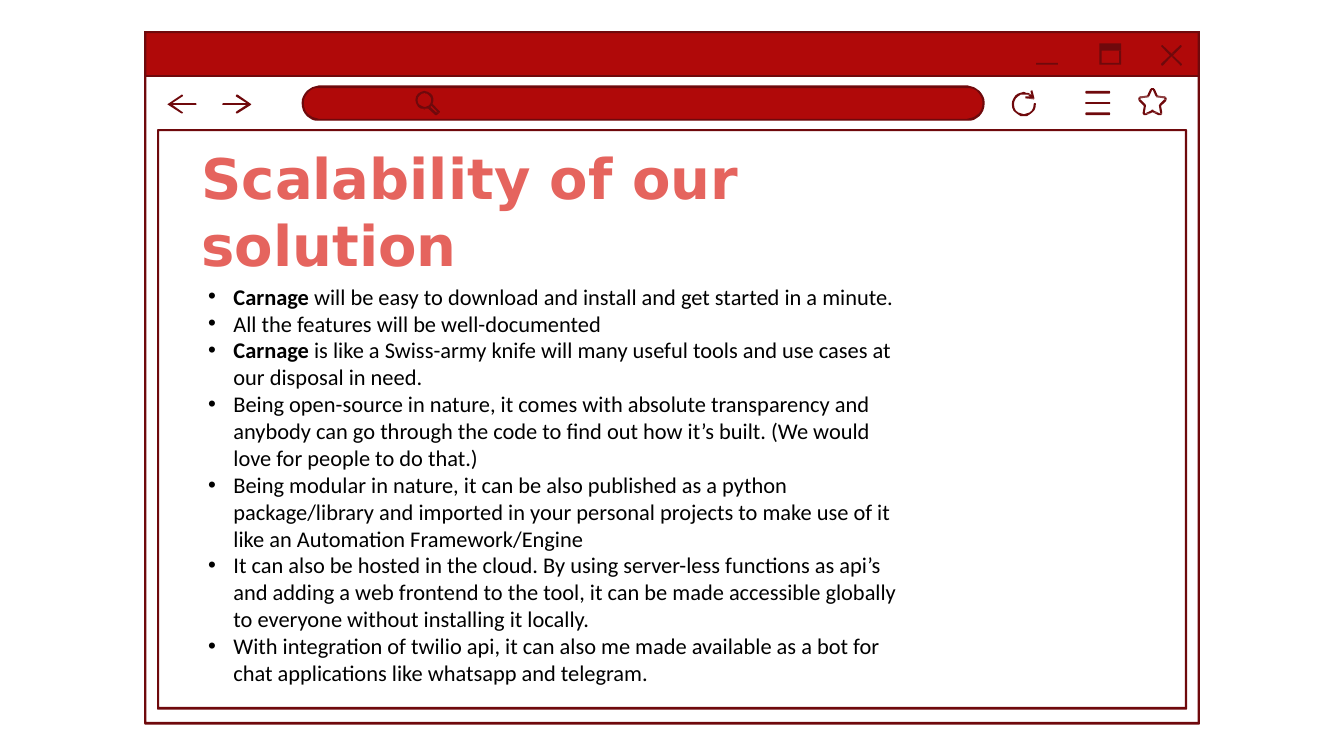
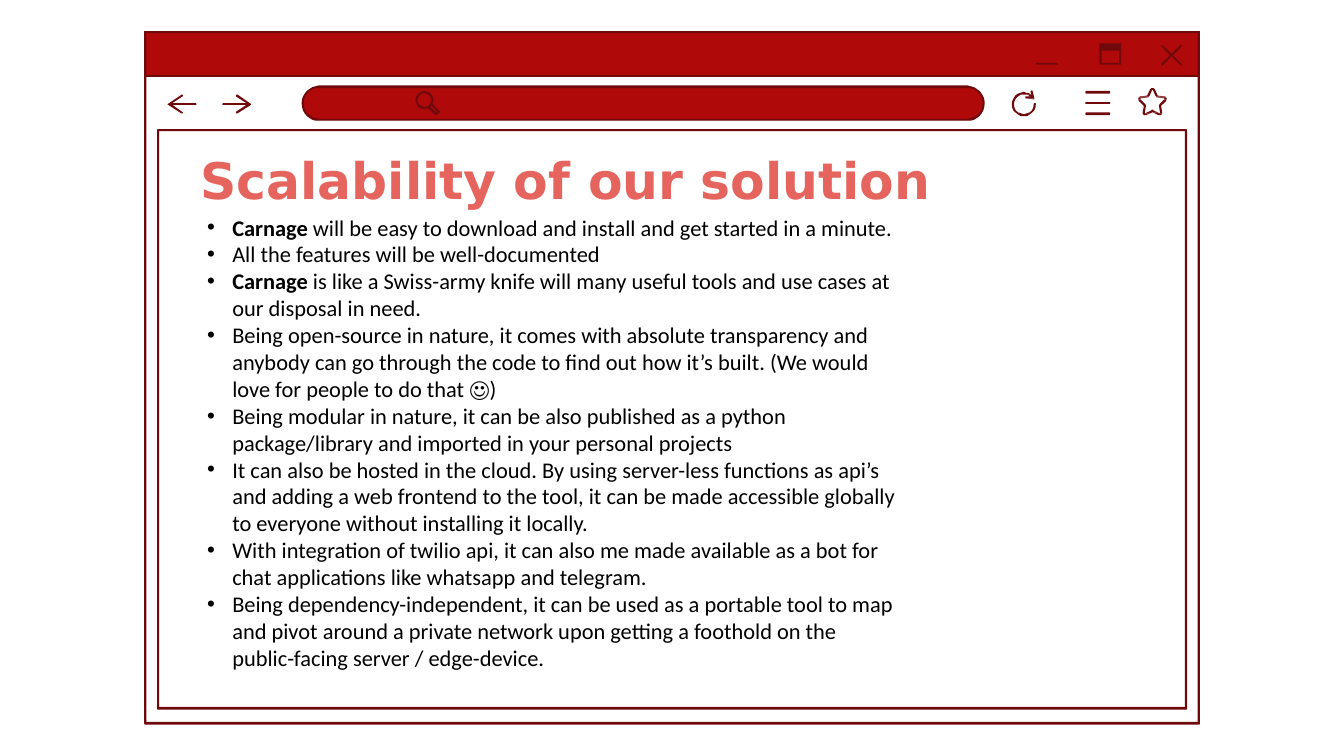
Before and after one commit to 7Ragnarok7/Carnage, a slide deck: slide 7 of Carnage.pptx. Drawn at 1344x756 pixels with LibreOffice and Linux fonts; fonts in the diff are those of the drawing; background and template pictures are left out. Boxes give left, top, right and bottom in pixels: in the first picture for what was removed or moved away, otherwise in the second. Text is boxed around its words. In the diff, an @@ line names an element or a change of style, - is before the commit and + after.

```diff
--- a/Carnage.pptx
+++ b/Carnage.pptx
@@ title "Scalability of our solution" at bbox=[200, 160, 930, 210]: size 60 to 54 pt @@
@@ text "Carnage will be easy to ...": place and size @@
-text "Carnage will be easy to ..." at bbox=[233, 289, 896, 685]
+text "Carnage will be easy to ..." at bbox=[232, 220, 894, 670]
@@ text at bbox=[232, 327, 868, 455]: text changed @@
-• Being open-source in nature, it comes with absolute transparency and anybody can go through the code to find out how it’s built. (We would love for people to do that.)
-• Being modular in nature, it can be also published as a python package/library and imported in your personal projects to make use of it like an Automation Framework/Engine
+• Being open-source in nature, it comes with absolute transparency and anybody can go through the code to find out how it’s built. (We would love for people to do that ☺)
+• Being modular in nature, it can be also published as a python package/library and imported in your personal projects
@@ text at bbox=[232, 596, 892, 670]: paragraph added @@
+• Being dependency-independent, it can be used as a portable tool to map and pivot around a private network upon getting a foothold on the public-facing server / edge-device.
```
Also in this commit, not shown: 6 other slides changed, 2 slides added, 1 slide removed.
